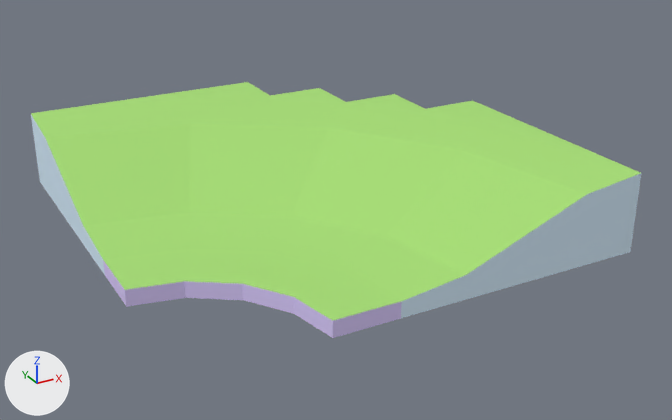
A saved change to the glTF model atoms/Grass_Hill_Gentle_Curve_Inner_6x6.glb.
Before and after are seen from a 50 mm lens placed at (-626.0, -1223.0, 609.0), pointed at (26.0, -38.0, 16.0). Arrows for +X, +Y and +Z are at lower left; the lights stay in place. The first picture is the older version. Where no turn or scale is listed for an object, it has been applied to the vertices. Vertices at exactly the same position are counted once.

Names of what the first picture shows: 'Grass_Hill_Gentle_Curve_Inner_6x6'.
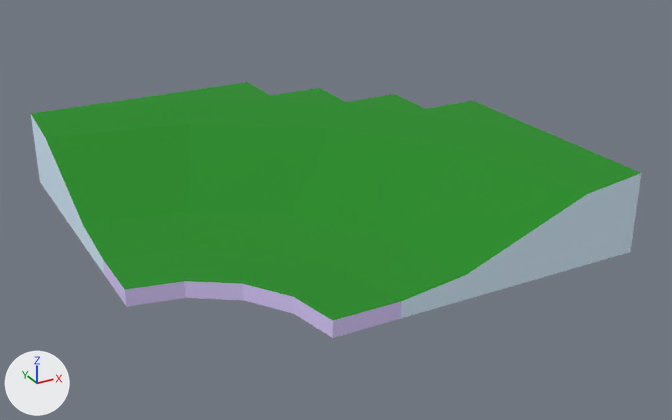
The edits, one by one:
Picture 'colormap' (img_colormap) is new.
In material 'Grass' (mat_grass), base_color is no longer (0.388, 0.729, 0.18), green #a7de76.
In material 'Grass' (mat_grass), texture is now set to img_colormap.
me_object437 has 48 vertices, 92 faces and spans x -350.0..350.0, y -350.0..350.0, z 0.0..125.0.
me_object437 is used by ob_grass_hill_gentle_curve_inner_6x6; location (0.0, 0.0, 0.0).
me_object437 part 1: texture (UV) coordinates of 42 of 92 faces, centred in x -312.0..332.0, y -312.0..332.0, z 25.0..125.0, changed; they spanned u 0.0..1.0, v 0.0..1.0 and now span u 0.28..0.28, v 0.75..0.75.

Changed parts and their boxes [x1, y1, x2, y2] in the pictures (672 x 420 px):
'Grass_Hill_Gentle_Curve_Inner_6x6', surface changed (darker): [31, 82, 642, 323] in both
part 1 of me_object437, surface changed (darker): [31, 82, 640, 320] in both
